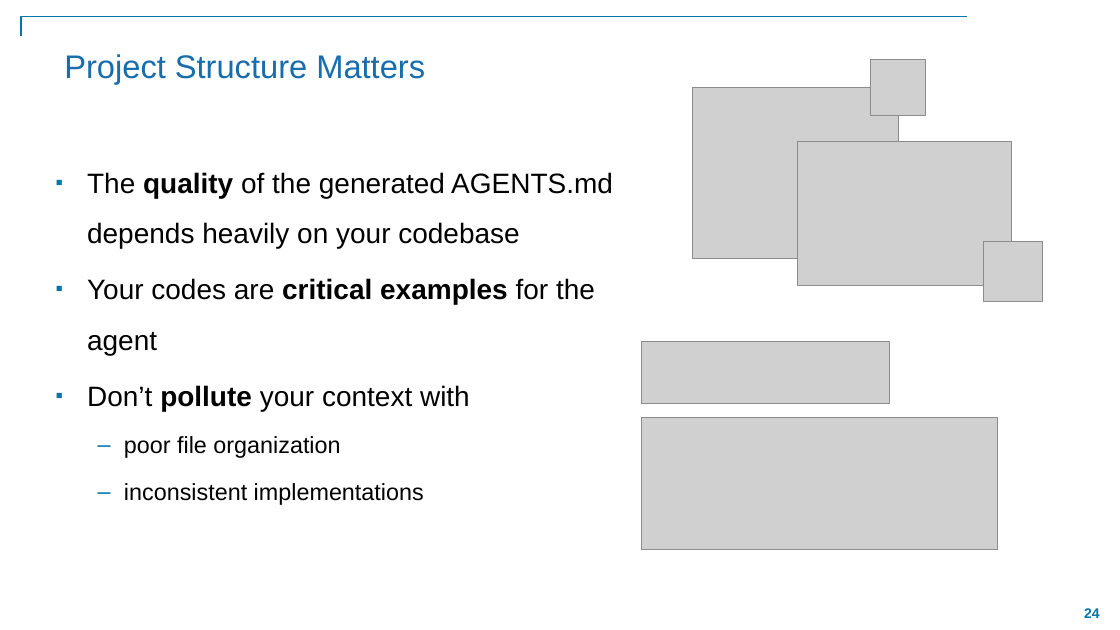
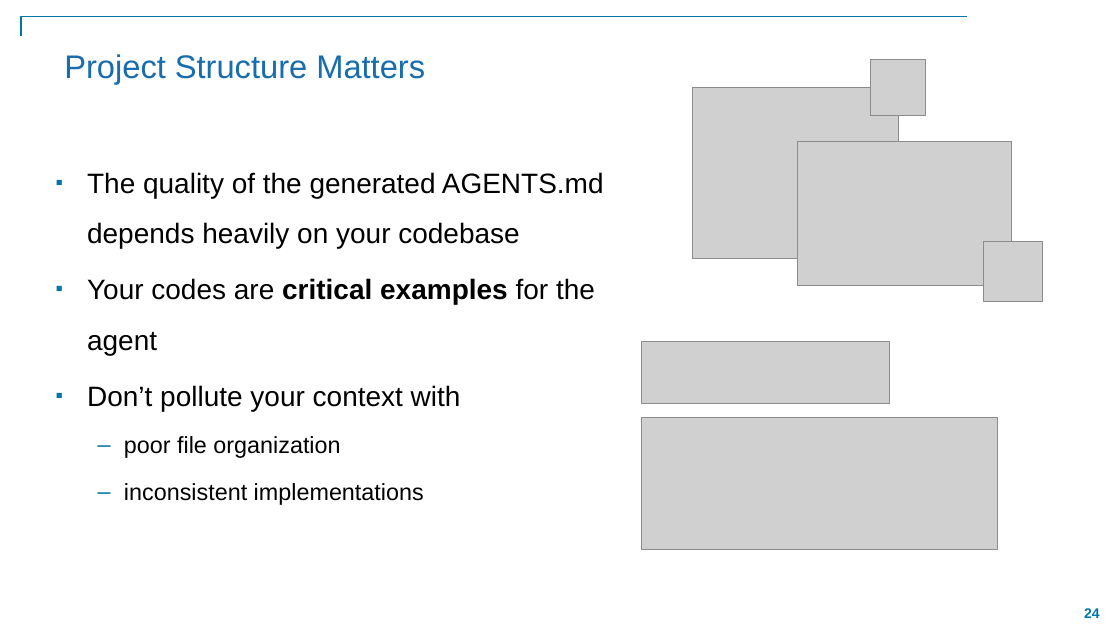
Before and after one commit to eoldewage/transform-your-workflows-with-agents, a slide deck: slide 24 of Transform Your Workflow with Agents in MATLAB.pptx. Drawn at 1120x630 pixels with LibreOffice and Linux fonts; fonts in the diff are those of the drawing; grey boxes stand for pictures; background and template pictures are left out. Boxes give left, top, right and bottom in pixels: in the first picture for what was removed or moved away, otherwise in the second. Text is boxed around its words. In the diff, an @@ line names an element or a change of style, - is before the commit and + after.

```diff
--- a/Transform Your Workflow with Agents in MATLAB.pptx
+++ b/Transform Your Workflow with Agents in MATLAB.pptx
@@ text at (x1=87, y1=172, x2=604, y2=411): bold off in "quality", "pollute" @@
```
Also in this commit, not shown: 3 other slides changed, 2 other files.
